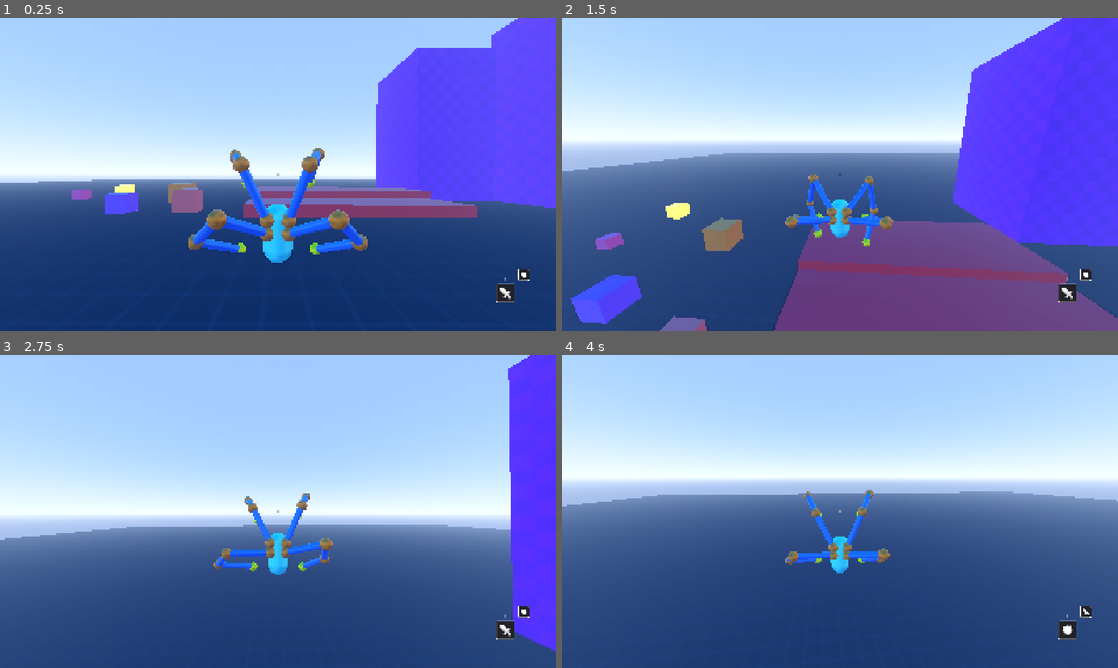
Above: before the commit, frames 1-4 (two rows, left to right).
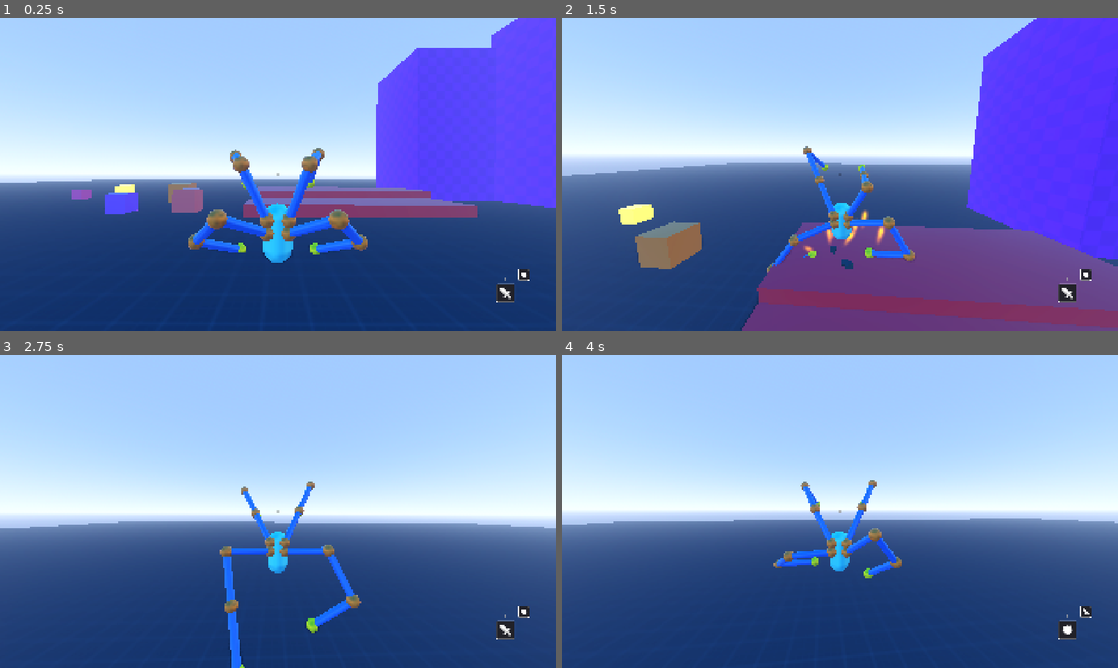
Above: after the commit, the same moments.

Repository: lliamsymonds04/doc-oc
Game: Godot game, scene res://main.tscn
Same seed, same stepped clock (60 frames per second), same inputs: the game is played once before the commit and once after it.
Inputs (mouse positions are in pixels of both pictures, inside the frame that each line leads up to):
- Up to frame 1 (0.25 s): no input
- Up to frame 2 (1.5 s): move the mouse to (867, 174) at 0.52 s; hold Shift (sprint) 0.53-1.28 s; hold W (forward) from 0.53 s (still down); tap Space (jump) at 0.77, 0.8, 1.07, 1.35 s; move the mouse to (812, 174) at 1.27 s
- Up to frame 3 (2.75 s): keep holding W (forward); tap Space (jump) at 1.52, 1.82, 2.3 s; tap Shift (sprint) at 1.55 s; move the mouse to (289, 505) at 2.02 s; click (289, 505) at 2.1 s
- Up to frame 4 (4 s): keep holding W (forward); move the mouse to (834, 517) at 2.77 s; tap R (mode-switch) at 2.85 s; tap Space (jump) at 3.02, 3.32, 3.77, 3.8 s; tap Shift (sprint) at 3.05 s; move the mouse to (878, 514) at 3.52 s; hold Right mouse button (right-click) from 3.53 s (still down)

The runs differ from the first frame. In frame 1, 0.1% of the frame differs, in the area x 6-76%, y 41-75%; in frame 2, 23%; in frame 3, 11%; in frame 4, 26%, in the area x 0-100%, y 26-72%.

Commit message:
feat: changed tap jump to feel like a dash

Diff:
--- a/systems/inverse_kinematics/arm_mount.gd
+++ b/systems/inverse_kinematics/arm_mount.gd
@@ -4,6 +4,8 @@
 const EFFECT_SAME_BEAT_WINDOW: float = 0.15
 # how far off straight-up a ground surface normal can be and still count as ground
 const MAX_GROUND_NORMAL_ANGLE: float = deg_to_rad(60.0)
+# fraction of the limb's total length a step target is allowed to ask for
+const REACH_FRACTION: float = 0.85
 
 @export var is_leg: bool = true
 # the mount above this
@@ -125,10 +127,25 @@
 	return idle_pos
 
 
+## Never ask the solver for a target further than the limb can extend.
+func _clamp_to_reach(world_pos: Vector3) -> Vector3:
+	var from := arm.global_position
+	var offset := world_pos - from
+	var reach := arm.solver.total_length * REACH_FRACTION
+	if offset.length() > reach:
+		return from + offset.normalized() * reach
+	return world_pos
+
+
+## Lead the probe along velocity and place step_target at the nearest ground.
 func update_ground_step_target(velocity: Vector3, force := false) -> void:
 	step_target = null
 
 	var velocity_xz := Vector3(velocity.x, 0, velocity.z) * raycast_config.anchor_lead_time
+	var lead := velocity_xz.length()
+	if lead > raycast_config.max_probe_lead_distance:
+		velocity_xz *= raycast_config.max_probe_lead_distance / lead
+
 	var probe_pos: Vector3 = (
 		ground_probe.global_position
 		+ velocity_xz
@@ -147,7 +164,7 @@
 			max_disp *= raycast_config.sprint_displacement_mult
 		var disp := (hit_pos - arm.target_world).length()
 		if disp > max_disp or force:
-			step_target = hit_pos
+			step_target = _clamp_to_reach(hit_pos)
 
 
 func update_step(velocity: Vector3, dt: float) -> void:
--- a/systems/inverse_kinematics/arm_raycast_config.gd
+++ b/systems/inverse_kinematics/arm_raycast_config.gd
@@ -5,6 +5,8 @@
 @export var max_target_displacement: float = 3.0
 @export var sprint_displacement_mult: float = 1.3
 @export var anchor_lead_time: float = 0.4
+## Caps velocity * anchor_lead_time so post-impact speed can't put targets out of reach.
+@export var max_probe_lead_distance: float = 3.5
 @export var wall_raycast_distance: float = 1.5
 @export var wall_inside_cornering_raycast_distance: float = 4.0
 @export var wall_outside_ray_lead: float = 3.0
--- a/systems/player/config/air_config.gd
+++ b/systems/player/config/air_config.gd
@@ -2,6 +2,8 @@
 extends Resource
 
 @export_group("Movement")
+## Time after launch where drag/steering are suspended, so a dash impulse is felt.
+@export var launch_grace_time: float = 0.15
 @export var air_accel: float = 2.0
 @export var air_speed: float = 5.0
 @export var air_turn_speed: float = 4.0
--- a/systems/player/config/jump_config.gd
+++ b/systems/player/config/jump_config.gd
@@ -2,10 +2,21 @@
 extends Resource
 
 @export_group("Grounded Jump")
-@export var jump_vertical_velocity: float = 20.0
-@export var jump_horizontal_velocity: float = 8.0
-@export var max_jump_hold_time: float = 0.6
-@export var min_jump_charge: float = 0.5
+## Hold time that maps to a full-charge (vertical) hop.
+@export var max_jump_hold_time: float = 0.35
+## Charge 0: flat, fast launch.
+@export var dash_vertical_velocity: float = 7.0
+@export var dash_horizontal_velocity: float = 22.0
+## Charge 1: the high, floaty hop.
+@export var hop_vertical_velocity: float = 20.0
+@export var hop_horizontal_velocity: float = 4.0
+
+@export_group("Jump Gravity")
+## Gravity scale while rising, per charge. Higher = snappier, shorter airtime.
+@export var dash_gravity_multiplier: float = 2.6
+@export var hop_gravity_multiplier: float = 1.0
+## Extra scale applied once falling, so there is no hang time at the apex.
+@export var fall_gravity_multiplier: float = 1.6
 
 @export_group("Wall Jump")
 @export var wall_jump_upward_velocity: float = 15.0
--- a/systems/player/player_controller.gd
+++ b/systems/player/player_controller.gd
@@ -209,4 +209,6 @@
 
 func play_jump_effects(strength: float) -> void:
 	AudioUtil.play_with_pitch(_jump_audio_player)
-	camera_controller.add_trauma(strength * strength)
+	# only a committed vertical hop shakes the camera; dashes read through FOV instead
+	var shake := maxf(strength - 0.6, 0.0) / 0.4
+	camera_controller.add_trauma(shake * shake)
--- a/systems/player/states/air_state.gd
+++ b/systems/player/states/air_state.gd
@@ -5,6 +5,9 @@
 var hard_landing_sound := preload("res://assets/audio/hard_landing.ogg")
 var landing_vfx_scene := preload("res://assets/vfx/landing_vfx.tscn")
 var air_debounce := 0.0
+var jump_gravity_multiplier := 1.0
+var fall_gravity_multiplier := 1.0
+var launch_grace := 0.0
 
 var _audio_player: AudioStreamPlayer3D
 var _landing_vfx: ImpactVFX
@@ -28,8 +31,22 @@
 	var p := player
 	air_debounce = p.air.air_debounce
 
+	# default arc, for entering air without jumping (walked off a ledge).
+	# a jump overrides this via set_jump_gravity() right after enter().
+	jump_gravity_multiplier = 1.0
+	fall_gravity_multiplier = p.jump.fall_gravity_multiplier
+	launch_grace = 0.0
+
 	for mount in p.all_mounts():
 		mount.set_apply_floor(false)
+
+
+## Called by GroundedState at launch so the arc matches the jump's charge:
+## low charge gets heavier gravity, so a dash lands fast instead of floating.
+func set_jump_gravity(rising_multiplier: float) -> void:
+	jump_gravity_multiplier = rising_multiplier
+	fall_gravity_multiplier = player.jump.fall_gravity_multiplier
+	launch_grace = player.air.launch_grace_time
 
 
 func calculate_hand_velocity_offset(velocity: Vector3) -> Vector3:
@@ -42,7 +59,10 @@
 func physics_update(dt: float) -> void:
 	var p := player
 
-	p.velocity += p.get_gravity() * dt
+	var gravity_scale := jump_gravity_multiplier
+	if p.velocity.y <= 0.0:
+		gravity_scale *= fall_gravity_multiplier
+	p.velocity += p.get_gravity() * gravity_scale * dt
 
 	_update_tilt(dt)
 	_update_camera_alignment(dt)
@@ -52,7 +72,9 @@
 	var hvel := Vector3(p.velocity.x, 0.0, p.velocity.z)
 	var speed := hvel.length()
 
-	if speed > p.air.air_speed:
+	if launch_grace > 0.0:
+		launch_grace -= dt
+	elif speed > p.air.air_speed:
 		# Fast: bleed off excess speed, then steer with what's left.
 		if p.air.air_drag > 0.0:
 			var new_speed := move_toward(speed, p.air.air_speed, p.air.air_drag * dt)
@@ -137,17 +159,19 @@
 	var p := player
 
 	var probe_hits := p.mount_prober.get_leg_probe_hits()
-	if probe_hits.size() >= 1 and p.velocity.y <= 0.0:
+	if probe_hits.size() == 2 and p.velocity.y <= 0.0:
 		for mount in p.leg_mounts:
 			if probe_hits.has(mount):
 				var hit_pos: Vector3 = probe_hits[mount]["position"]
 				if hit_pos:
 					mount.set_target(hit_pos)
 
-		for mount in p.arm_mounts:
-			if p.grab_controller.is_mount_grabbing(mount):
-				continue
-			mount.set_target(mount.to_global(mount.compute_idle_target()))
+		# sprinting upper limbs are legs: let GroundedState plant them instead
+		if not p.grounded_state().is_sprinting:
+			for mount in p.arm_mounts:
+				if p.grab_controller.is_mount_grabbing(mount):
+					continue
+				mount.set_target(mount.to_global(mount.compute_idle_target()))
 
 		p.set_state(p.StateID.GROUNDED)
 		_play_landed_effect()
--- a/systems/player/states/grounded_state.gd
+++ b/systems/player/states/grounded_state.gd
@@ -12,6 +12,7 @@
 
 var grounded_debounce := 0.0
 var is_holding_jump := false
+var keep_sprint := false
 var jump_hold_time := 0.0
 var body_y_offset := 0.0
 var is_camera_aligned := false
@@ -34,6 +35,7 @@
 
 func enter() -> void:
 	var p := player
+	keep_sprint = false
 
 	grounded_debounce = grounded_debounce_time
 	jump_hold_time = 0.0
@@ -45,21 +47,26 @@
 	for mount in p.leg_mounts:
 		mount.set_apply_floor(true)
 
-	for mount in p.arm_mounts:
-		if mount.idle_target:
-			var idle_pos := mount.compute_idle_target()
-			var end_effector_pos := mount.arm.solver.get_end_effector()
-			var dist := (idle_pos - end_effector_pos).length()
-			if dist > 1.0:
-				var params := StepParams.new()
-				params.emit_landed = false
-				mount.arm.start_step(mount.to_global(idle_pos), params)
+	# sprinting limbs are legs, so they plant on landing instead of returning to idle
+	if is_sprinting:
+		_plant_sprint_limbs()
+	else:
+		for mount in p.arm_mounts:
+			if mount.idle_target:
+				var idle_pos := mount.compute_idle_target()
+				var end_effector_pos := mount.arm.solver.get_end_effector()
+				var dist := (idle_pos - end_effector_pos).length()
+				if dist > 1.0:
+					var params := StepParams.new()
+					params.emit_landed = false
+					mount.arm.start_step(mount.to_global(idle_pos), params)
 
 
 func exit() -> void:
-	if is_sprinting:
+	if is_sprinting and not keep_sprint:
 		is_sprinting = false
 		_set_arms_as_legs(false)
+	keep_sprint = false
 
 
 func physics_update(dt: float) -> void:
@@ -180,7 +187,7 @@
 		is_camera_aligned = false
 
 
-func _handle_jump(direction: Vector3):
+func _handle_jump(direction: Vector3) -> void:
 	var p := player
 
 	if Input.is_action_just_pressed("jump"):
@@ -188,13 +195,35 @@
 		jump_hold_time = 0.0
 
 	if Input.is_action_just_released("jump"):
-		var charge_f = min(jump_hold_time / p.jump.max_jump_hold_time, 1.0)
-		var jump_charge = lerp(p.jump.min_jump_charge, 1.0, charge_f)
-
-		p.velocity.y = p.jump.jump_vertical_velocity * jump_charge
-		p.velocity += direction * p.jump.jump_horizontal_velocity
+		var j := p.jump
+		var charge := clampf(jump_hold_time / j.max_jump_hold_time, 0.0, 1.0)
+
+		# charge trades vertical for horizontal: 0 is a flat dash, 1 is a high hop
+		var vertical := lerpf(j.dash_vertical_velocity, j.hop_vertical_velocity, charge)
+		var horizontal := lerpf(j.dash_horizontal_velocity, j.hop_horizontal_velocity, charge)
+
+		# with no stick input, commit forward so a tap is always a dash, never a pop
+		var dir := direction
+		if dir.length_squared() < 0.01:
+			dir = p.camera_controller.get_input_direction(Vector2(0, -1))
+
+		p.velocity.y = vertical
+
+		# max-blend so running dashes and standing dashes launch at the same speed
+		var hvel := Vector3(p.velocity.x, 0.0, p.velocity.z)
+		var along := hvel.dot(dir)
+		var perp := hvel - dir * along
+		var launch := dir * maxf(along, horizontal) + perp * 0.35
+		p.velocity.x = launch.x
+		p.velocity.z = launch.z
+
+		keep_sprint = true
 		p.set_state(p.StateID.AIR)
-		p.play_jump_effects(jump_charge)
+		p.air_state().set_jump_gravity(
+			lerpf(j.dash_gravity_multiplier, j.hop_gravity_multiplier, charge)
+		)
+		p.play_jump_effects(charge)
+		p.camera_controller.kick_fov(lerpf(5.0, 0.0, charge))
 
 
 func _update_tilt(dt: float) -> void:
@@ -376,10 +405,28 @@
 			var params := StepParams.new()
 			params.emit_landed = false
 			mount.arm.start_step(mount.to_global(mount.compute_idle_target()), params)
-		else:
-			mount.update_ground_step_target(player.velocity, true)
-			var step_target = mount.step_target
-			if step_target:
-				var params := StepParams.new()
-				params.speed_multiplier = 2.0
-				mount.arm.start_step(step_target, params)
+
+	if active:
+		_plant_sprint_limbs()
+
+
+## Puts the upper limbs into leg mode and grounds them immediately.
+## Lead is computed from run speed, not player.velocity: landing from a dash the
+## raw velocity is several times sprint speed and its step lead is out of reach.
+func _plant_sprint_limbs() -> void:
+	var p := player
+	var run_speed := p.movement.speed * p.grounded.sprint_multiplier
+	var lead_vel := Vector3(p.velocity.x, 0.0, p.velocity.z)
+	if lead_vel.length() > run_speed:
+		lead_vel = lead_vel.normalized() * run_speed
+
+	for mount in p.arm_mounts:
+		mount.is_leg = true
+		if p.grab_controller.is_mount_grabbing(mount):
+			continue
+		mount.update_ground_step_target(lead_vel, true)
+		if mount.step_target == null:
+			continue
+		var params := StepParams.new()
+		params.speed_multiplier = p.grounded.sprint_speed_step_multiplier
+		mount.arm.start_step(mount.step_target, params)
